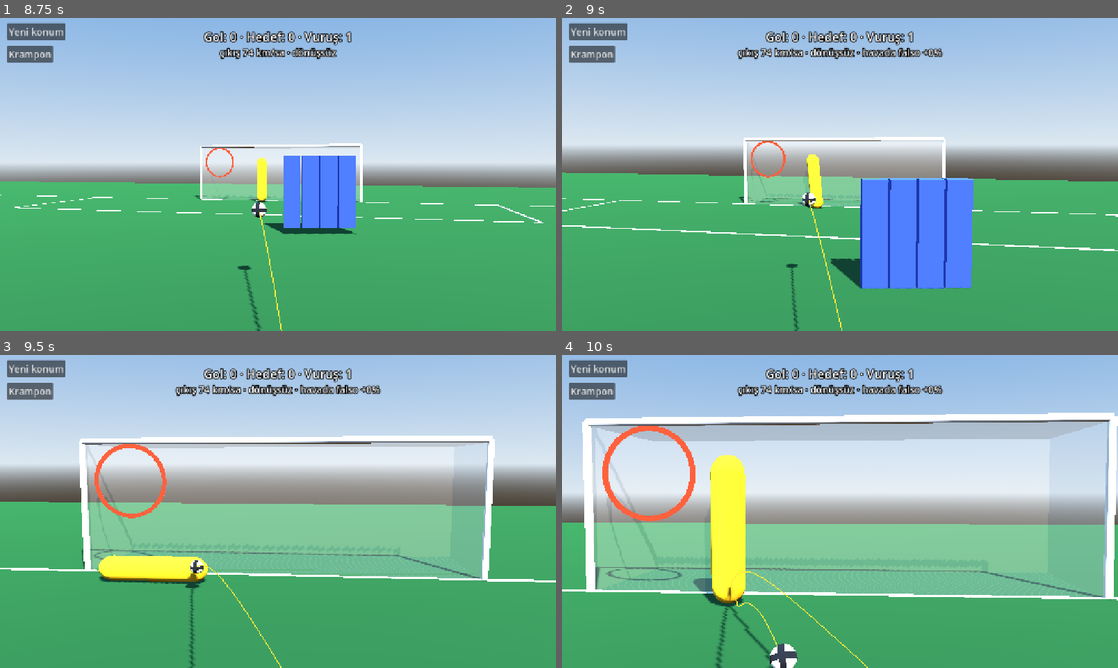
Above: before the commit, frames 1-4 (two rows, left to right).
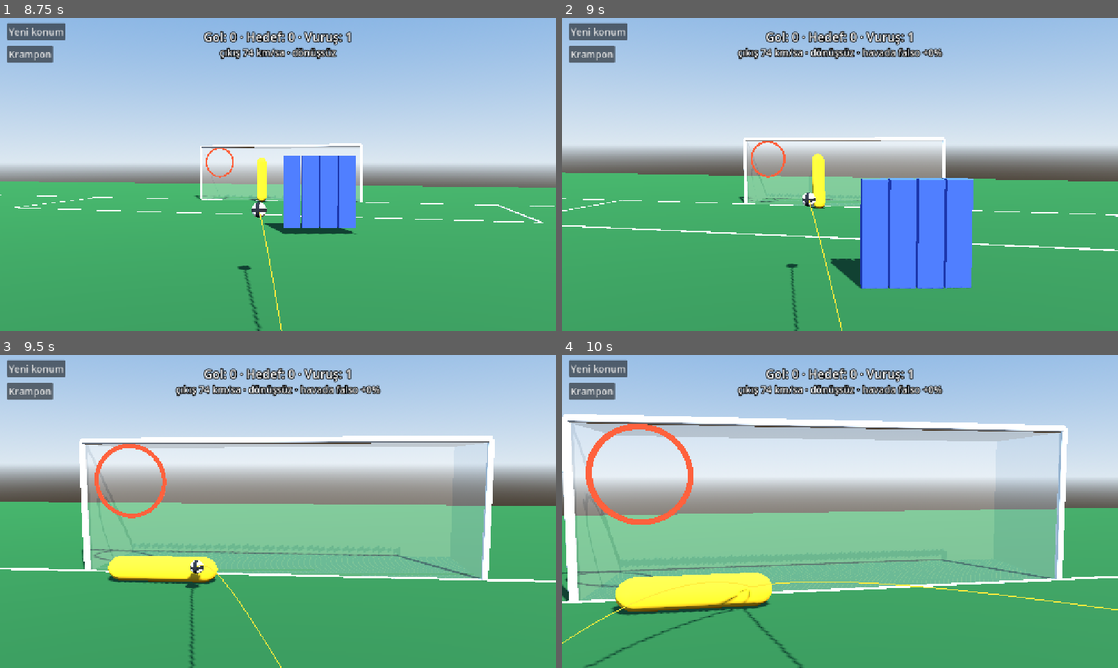
Above: after the commit, the same moments.

Repository: crzyxpo000-max/serbestkick
Game: Godot game, scene res://scenes/main.tscn
Same seed, same stepped clock (60 frames per second), same inputs: the game is played once before the commit and once after it.
Inputs (mouse positions are in pixels of both pictures, inside the frame that each line leads up to):
- Up to frame 1 (8.75 s): click "Yeni konum" at 0.5 s; click "Krampon" at 1.25 s; click (88, 190) at 2.02 s; click "Yeni konum" at 2.75 s; click "Krampon" at 3.5 s; click (216, 190) at 4.27 s; click "Yeni konum" at 5 s; click "Krampon" at 5.75 s; click (339, 190) at 6.52 s; tap Enter at 7.25 s; move the mouse to (400, 158) at 7.27 s; click (400, 158) at 7.42 s; tap Space at 8 s; drag from (166, 190) to (250, 237) at 8.02 s
- Up to frame 2 (9 s): move the mouse to (895, 105) at 8.77 s; click (895, 105) at 8.92 s
- Up to frame 3 (9.5 s): no input
- Up to frame 4 (10 s): drag from (812, 574) to (673, 464) at 9.52 s

Frame 1 is identical in both runs. In frame 2, 0.2% of the frame differs, in the area x 42-48%, y 43-61%; in frame 3, 0.4%; in frame 4, 32%, in the area x 0-100%, y 18-100%.

Commit message:
Kaleci bir kez daha zayıflatıldı
Tepki 0,5 sn, el hızı 3,1 m/s, erişim 2,0 m, adım 1,2 m/s, falso okuma 0,25.

Co-Authored-By: Claude Fable 5.2 <noreply@anthropic.com>
Claude-Session: https://claude.ai/code/session_01YJkkbKVcy4CSS3GLFm39BF

Diff:
--- a/data/keeper.json
+++ b/data/keeper.json
@@ -1,16 +1,16 @@
 {
 	"_aciklama": "Kaleci ve baraj ayarları. Anahtarlar scripts/keeper/keeper_params.gd alanlarıyla aynıdır.",
-	"reaction_time": 0.45,
+	"reaction_time": 0.5,
 	"reaction_jitter": 0.05,
-	"step_speed": 1.4,
-	"hand_speed": 3.6,
-	"reach": 2.05,
+	"step_speed": 1.2,
+	"hand_speed": 3.1,
+	"reach": 2.0,
 	"body_length": 1.75,
 	"body_radius": 0.22,
 	"depth": 0.6,
 	"ready_height": 1.2,
 	"start_offset": 0.6,
-	"spin_read": 0.35,
+	"spin_read": 0.25,
 	"read_interval": 0.1,
 	"catch_speed": 22.0,
 	"parry_restitution": 0.35,
--- a/project.godot
+++ b/project.godot
@@ -11,7 +11,7 @@
 [application]
 
 config/name="Serbest Kick"
-config/version="0.5.0"
+config/version="0.5.1"
 run/main_scene="res://scenes/main.tscn"
 config/features=PackedStringArray("4.6", "Mobile")
 
--- a/scripts/keeper/keeper_params.gd
+++ b/scripts/keeper/keeper_params.gd
@@ -4,17 +4,17 @@
 
 const DATA_PATH := "res://data/keeper.json"
 
-var reaction_time := 0.45      ## s, vuruştan sonra kalecinin ilk hareketi
+var reaction_time := 0.5      ## s, vuruştan sonra kalecinin ilk hareketi
 var reaction_jitter := 0.05    ## s, tepki süresindeki rastgele oynama
-var step_speed := 1.4          ## m/s, ayakların yana kayması
-var hand_speed := 3.6          ## m/s, ellerin topa uzanma hızı
-var reach := 2.05               ## m, eller ayak noktasından en fazla bu kadar uzaklaşır
+var step_speed := 1.2          ## m/s, ayakların yana kayması
+var hand_speed := 3.1          ## m/s, ellerin topa uzanma hızı
+var reach := 2.0               ## m, eller ayak noktasından en fazla bu kadar uzaklaşır
 var body_length := 1.75        ## m
 var body_radius := 0.22        ## m
 var depth := 0.6               ## m, kaleci çizginin bu kadar önünde durur
 var ready_height := 1.2        ## m, hazır duruşta ellerin yüksekliği
 var start_offset := 0.6        ## m, kaleci barajın kapatmadığı tarafa bu kadar kayar
-var spin_read := 0.35          ## kaleci falsonun bu oranını öngörür (1 = kusursuz okur)
+var spin_read := 0.25          ## kaleci falsonun bu oranını öngörür (1 = kusursuz okur)
 var read_interval := 0.1       ## s, tahminini bu aralıkla yeniler
 var catch_speed := 22.0        ## m/s, bundan yavaş topu elleriyle tutar; hızlısını çeler
 var parry_restitution := 0.35
